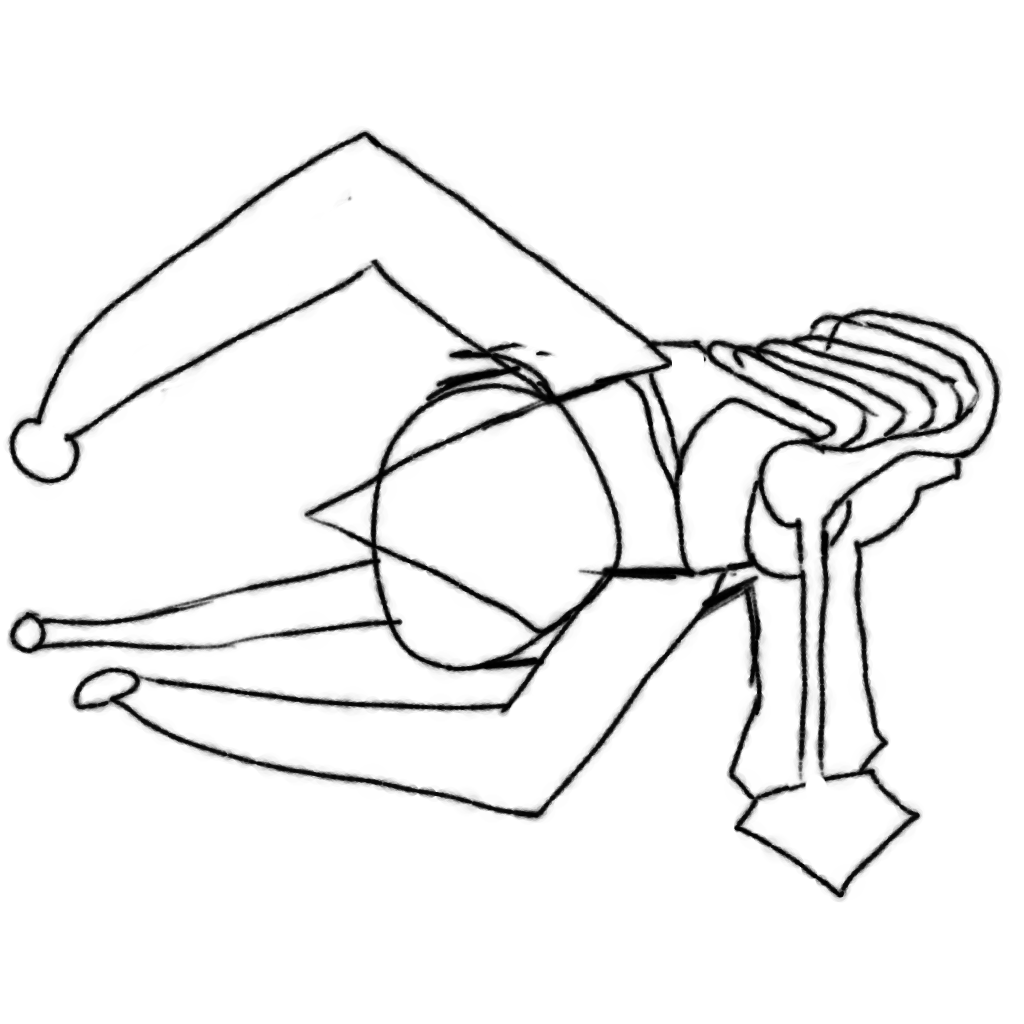
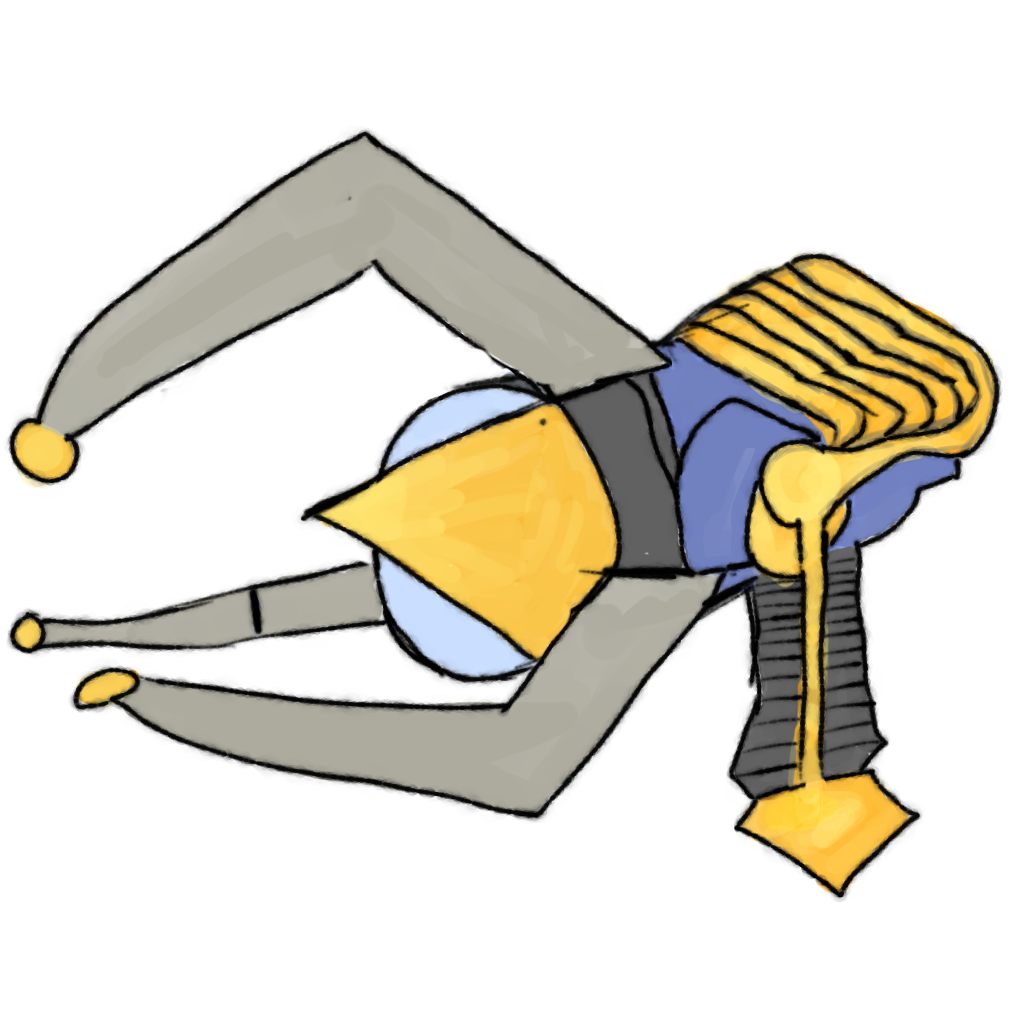
The second 1024px x 1024px image is a revision of the first. Changes to its layers:
painted on "Malebene 1" over 10, 137, 999, 894
added layer "Malebene 8" above "Malebene 7" over 10, 384, 640, 768
added layer "Malebene 7" above "Malebene 3" over 10, 137, 768, 832
added layer "Malebene 3" above "Malebene 6" over 640, 247, 999, 894
added layer "Malebene 6" above "Malebene 5" over 320, 384, 576, 704
added layer "Malebene 5" above "Malebene 4" over 448, 320, 896, 832
added layer "Malebene 4" above "backup" over 448, 320, 960, 640
